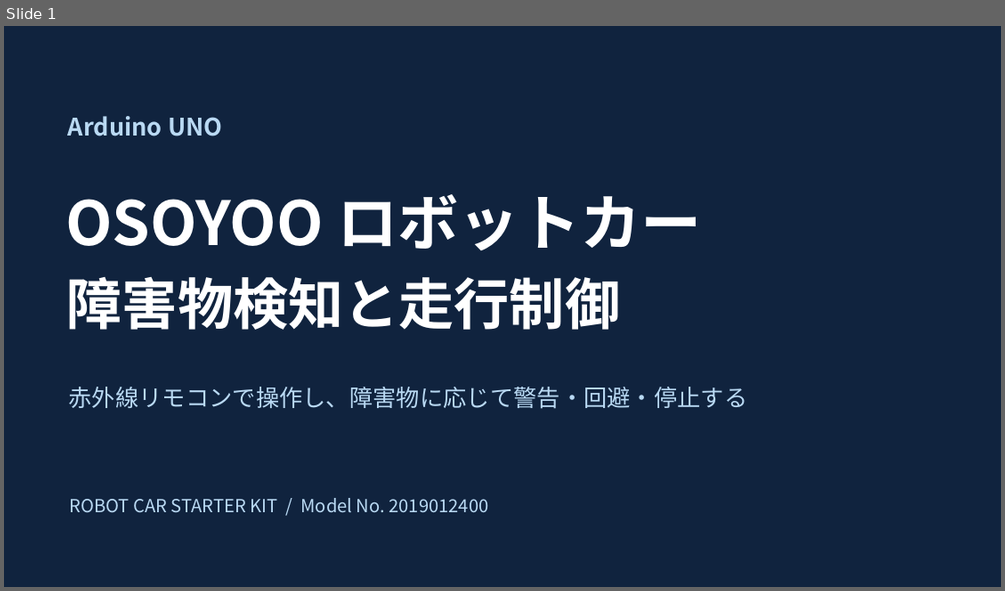
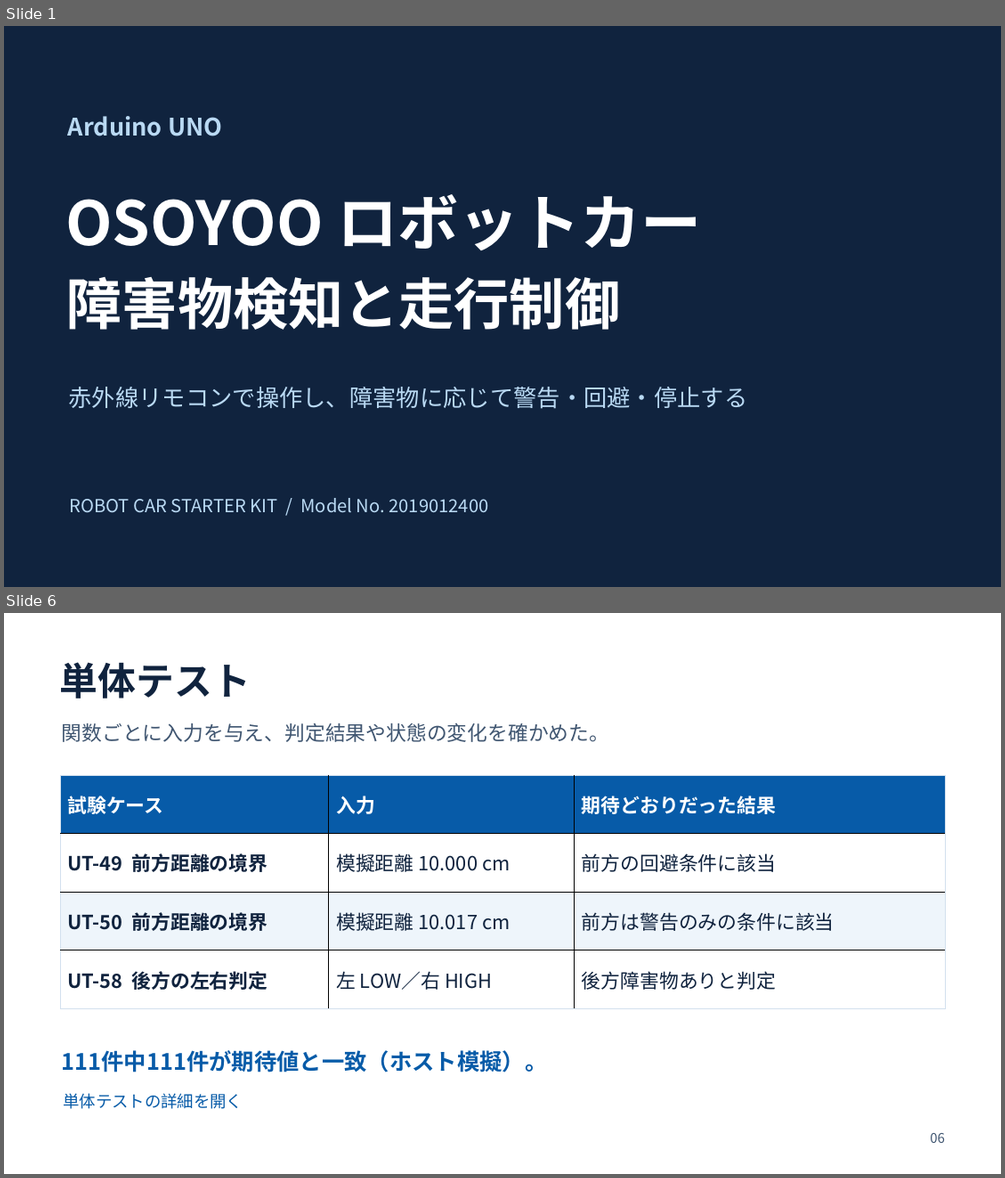
Before and after one commit to aaa1550/-, a slide deck: docs/files/OSOYOO_robot_car_presentation.pptx. Shown one above the other, each under a label of ours: slide 1 before the commit, slides 1 and 6 after it; the slides between them are not shown. The pictures are 1005x591 and 1005x1178 pixels, drawn with LibreOffice and Linux fonts; fonts in the diff are those of the drawing. Boxes give left, top, right and bottom in pixels: in the first picture for what was removed or moved away, otherwise in the second. Text is boxed around its words. In the diff, an @@ line names an element or a change of style, - is before the commit and + after.

```diff
--- a/docs/files/OSOYOO_robot_car_presentation.pptx
+++ b/docs/files/OSOYOO_robot_car_presentation.pptx
@@ slide 6 added at <box>4,613,1001,1174</box>, background #FFFFFF @@
@@ text added at <box>60,662,251,698</box>, 36.8 pt, text #10233E, bold @@
+単体テスト
@@ text added at <box>62,723,609,742</box>, 19.5 pt, text #405671 @@
+関数ごとに入力を与え、判定結果や状態の変化を確かめた。
@@ table added at <box>60,775,945,1008</box>, 4 rows, 3 columns @@
+試験ケース | 入力 | 期待どおりだった結果
+UT-49 前方距離の境界 | 模擬距離 10.000 cm | 前方の回避条件に該当
+UT-50 前方距離の境界 | 模擬距離 10.017 cm | 前方は警告のみの条件に該当
+UT-58 後方の左右判定 | 左 LOW／右 HIGH | 後方障害物ありと判定
@@ text added at <box>62,1050,548,1072</box>, 21.8 pt, text #075BA8, bold @@
+111件中111件が期待値と一致（ホスト模擬）。
@@ text added at <box>63,1093,243,1109</box>, 15.8 pt, text #075BA8 @@
+単体テストの詳細を開く
@@ text added at <box>930,1133,945,1143</box>, 12.8 pt, text #405671 @@
+06
```
Also in this commit, not shown: 3 slides changed, 4 other slides added, 7 slides removed, 1 other file.
